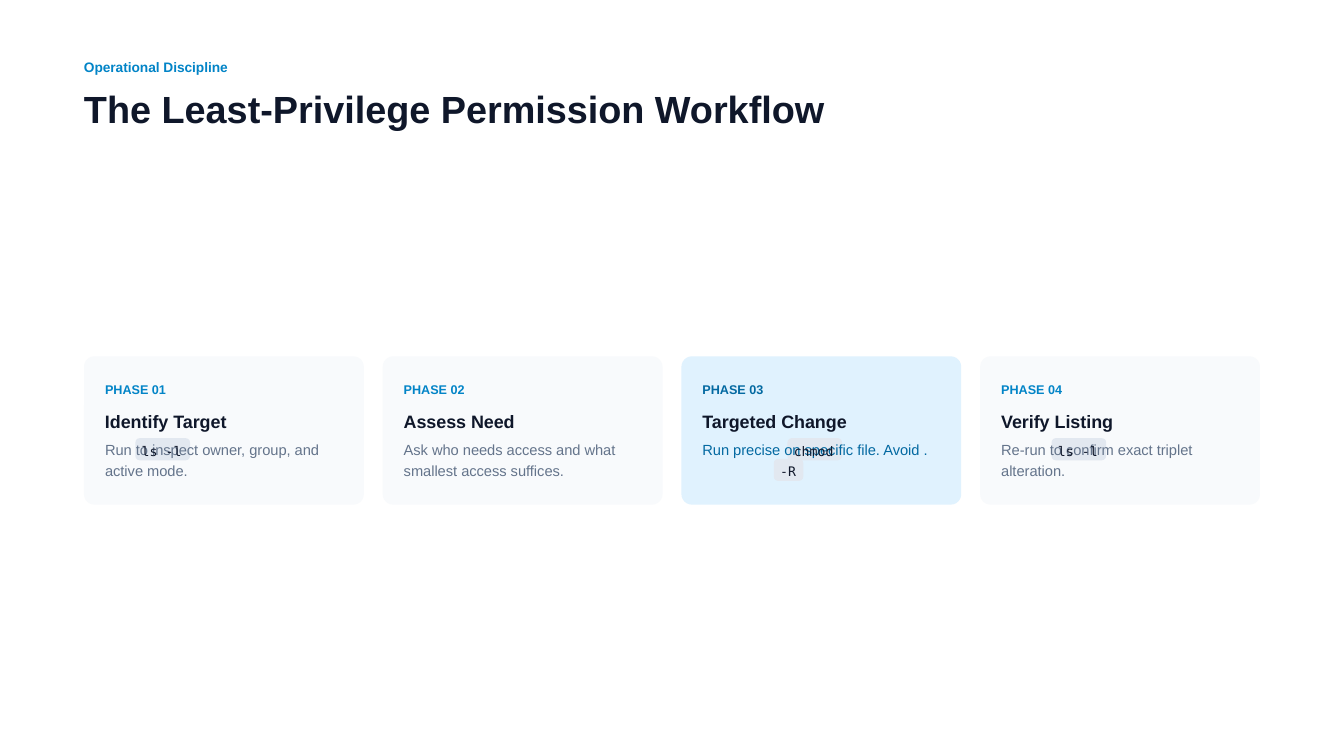
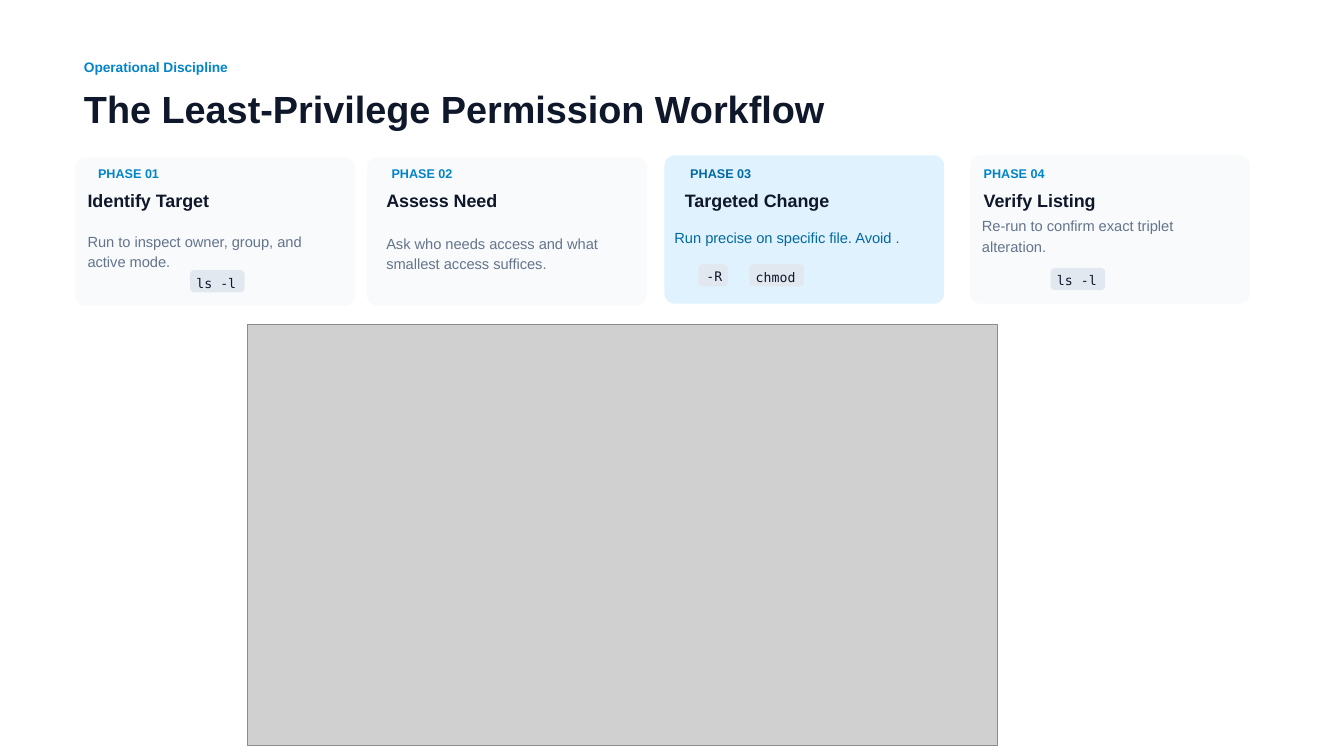
Before and after one commit to flybfree/Linux_Introduction_recovered, a slide deck: slide 13 of Presentation/Lesson 4_ Users, Groups, and Permissions.pptx. Drawn at 1344x756 pixels with LibreOffice and Linux fonts; fonts in the diff are those of the drawing; grey boxes stand for pictures. Boxes give left, top, right and bottom in pixels: in the first picture for what was removed or moved away, otherwise in the second. Text is boxed around its words. In the diff, an @@ line names an element or a change of style, - is before the commit and + after.

```diff
--- a/Presentation/Lesson 4_ Users, Groups, and Permissions.pptx
+++ b/Presentation/Lesson 4_ Users, Groups, and Permissions.pptx
@@ rounded rectangle: place and size @@
-rounded rectangle at box(84, 357, 364, 505)
+rounded rectangle at box(76, 157, 356, 306)
@@ text "PHASE 01": place and size @@
-text "PHASE 01" at box(105, 385, 166, 394)
+text "PHASE 01" at box(98, 169, 159, 178)
@@ rounded rectangle: place and size @@
-rounded rectangle at box(383, 357, 663, 505)
+rounded rectangle at box(367, 157, 647, 306)
@@ text "PHASE 02": place and size @@
-text "PHASE 02" at box(404, 385, 465, 394)
+text "PHASE 02" at box(392, 169, 452, 178)
@@ rounded rectangle: place and size @@
-rounded rectangle at box(682, 357, 962, 505)
+rounded rectangle at box(664, 155, 945, 303)
@@ text "PHASE 03" rewrapped from box(702, 385, 763, 394) to box(690, 168, 751, 181) @@
@@ rounded rectangle: place and size @@
-rounded rectangle at box(980, 357, 1260, 505)
+rounded rectangle at box(970, 155, 1250, 303)
@@ text "PHASE 04": place and size @@
-text "PHASE 04" at box(1001, 385, 1062, 394)
+text "PHASE 04" at box(984, 169, 1045, 178)
@@ text "Assess Need": place and size @@
-text "Assess Need" at box(404, 415, 515, 428)
+text "Assess Need" at box(386, 194, 498, 207)
@@ 3 texts: place and size @@
-3 texts at box(105, 415, 1113, 432)
+3 texts at box(88, 194, 1095, 211)
@@ text "Run to inspect owner, group, ...": place and size @@
-text "Run to inspect owner, group, ..." at box(105, 444, 319, 476)
+text "Run to inspect owner, group, ..." at box(88, 236, 301, 267)
@@ text "Ask who needs access and ...": place and size @@
-text "Ask who needs access and ..." at box(404, 444, 616, 476)
+text "Ask who needs access and ..." at box(386, 238, 598, 269)
@@ text "Run precise on specific file. ...": place and size @@
-text "Run precise on specific file. ..." at box(702, 444, 919, 458)
+text "Run precise on specific file. ..." at box(674, 232, 891, 246)
@@ text "Re-run to confirm exact triplet ...": place and size @@
-text "Re-run to confirm exact triplet ..." at box(1001, 444, 1193, 476)
+text "Re-run to confirm exact triplet ..." at box(982, 220, 1174, 252)
@@ rounded rectangle: place and size @@
-rounded rectangle at box(774, 459, 804, 481)
+rounded rectangle at box(699, 264, 728, 286)
@@ text "-R": place and size @@
-text "-R" at box(780, 466, 796, 476)
+text "-R" at box(706, 271, 722, 281)
@@ rounded rectangle: place and size @@
-rounded rectangle at box(787, 439, 842, 461)
+rounded rectangle at box(749, 264, 804, 286)
@@ text "chmod" rewrapped from box(794, 445, 834, 459) to box(756, 272, 796, 282) @@
@@ rounded rectangle: place and size @@
-rounded rectangle at box(1052, 439, 1106, 461)
+rounded rectangle at box(1051, 268, 1105, 290)
@@ rounded rectangle: place and size @@
-rounded rectangle at box(135, 439, 190, 461)
+rounded rectangle at box(191, 270, 245, 292)
@@ text "ls -l": place and size @@
-text "ls -l" at box(142, 445, 182, 458)
+text "ls -l" at box(196, 278, 236, 288)
@@ text "ls -l": place and size @@
-text "ls -l" at box(1058, 445, 1098, 456)
+text "ls -l" at box(1057, 275, 1097, 285)
@@ picture added at box(248, 324, 997, 745) @@
```
Also in this commit, not shown: 8 other slides changed, 7 other files.
